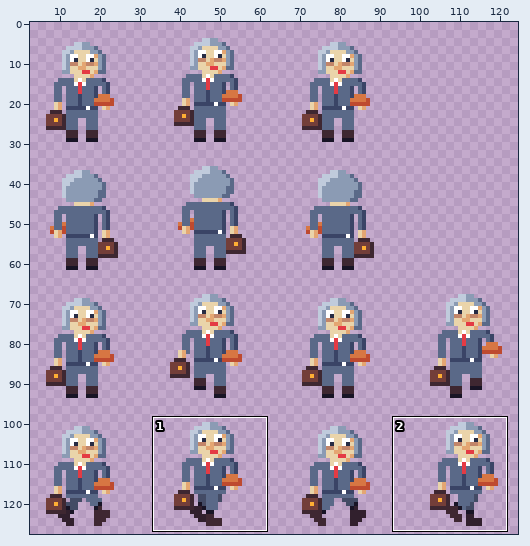
Two versions of one pixel-art file, assets/textures/characters/sovittelija_naaras_32.aseprite. Above, an overview of the earlier version with the close-up marked.
Close-up. Earlier state:
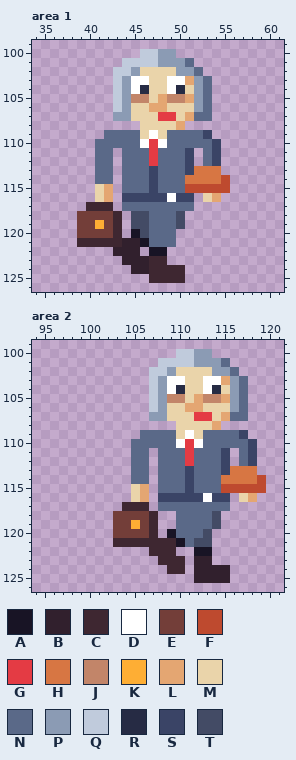
128x128 pixels, 1 frame. Shown: area 1: x 34..61, y 99..126; area 2: x 94..121, y 99..126. The wide view leaves out empty margins.
Palette (. is transparent): A #181425  B #31202d  C #3e2731  D #ffffff  E #733e39  F #be4a2f  G #e43b44  H #d77643  J #c28569  K #feae34  L #e4a672  M #ead4aa  N #5a6988  P #8b9bb4  Q #c0cbdc  R #262b44  S #3a4466  T #434b65
Pixels before, area 1, first column x 39:
100 .......QQPP......
101 .....QQQQPPPN....
102 ....QQPMMMMPPN...
103 ....QPDDMMDDLPN..
104 ....QPDRMMDRMPN..
105 ....QPJJMLJJLPN..
106 ....QPMMLLMMMPN..
107 ....PPMMMGGMLNN..
108 .......MMMML.....
109 ...NNNNMDMNNNNS..
110 ..NNNNNDGDNNNNNS.
111 ..NN.NNNGNNNS.NS.
112 ..NN.NNNGNNNS.NS.
113 ..NN.NNNSNNNSHHH.
114 ..NN.NNNSNNNHHHHF
115 ..ML.NNNSNNNFFFFF
116 ..ML.SSSSSDSS.ML.
117 .CCC.NNNNNNNN....
118 EEEEC.TTNNNT.....
119 EEKEC.TTNNNT.....
120 EEEEC.ATNNN......
121 CCCCCBBANNN......
122 ....BBB.AA.......
123 .....BBBCC.......
124 ......BBCCCC.....
125 ........CCCC.....
Pixels before, area 2, first column x 103:
100 .......QQPP......
101 .....QQQQPPPN....
102 ....QQPMMMMPPN...
103 ....QPDDMMDDLPN..
104 ....QPDRMMDRMPN..
105 ....QPJJMLJJLPN..
106 ....QPMMLLMMMPN..
107 ....PPMMMGGMLNN..
108 .......MMMML.....
109 ...NNNNMDMNNNNS..
110 ..NNNNNDGDNNNNNS.
111 ..NN.NNNGNNNS.NS.
112 ..NN.NNNGNNNS.NS.
113 ..NN.NNNSNNNSHHH.
114 ..NN.NNNSNNNHHHHF
115 ..ML.NNNSNNNFFFFF
116 ..ML.SSSSSDSS.ML.
117 .CCC.NNNNNNNN....
118 EEEEC..NNNNT.....
119 EEKEC..NNNNT.....
120 EEEEC.ANNNT......
121 CCCCCCCANTT......
122 ....CCC..AA......
123 .....CCC.BB......
124 ......CC.BBBB....
125 .........BBBB....
And afterwards:
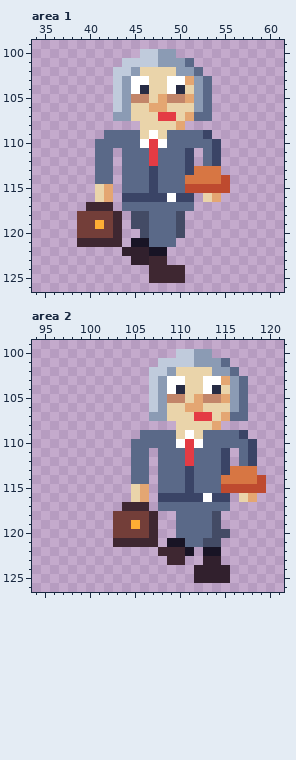
Edits made:
Changed rows in their new state; - is an unchanged pixel.
Area 1:
first column x 43:
120 --.----T
121 -.A-----
122 .--B----
123 -.------
124 --..----
Area 2:
first column x 107:
120 --.---NTT
121 -.A--N-T-
122 .--CA.-A-
123 -.---.-B-
124 --..-----
Changed places in both close-ups, as pixel boxes (x1, y1, x2, y2):
changed: (113, 229, 185, 274)
changed: (149, 529, 230, 574)
